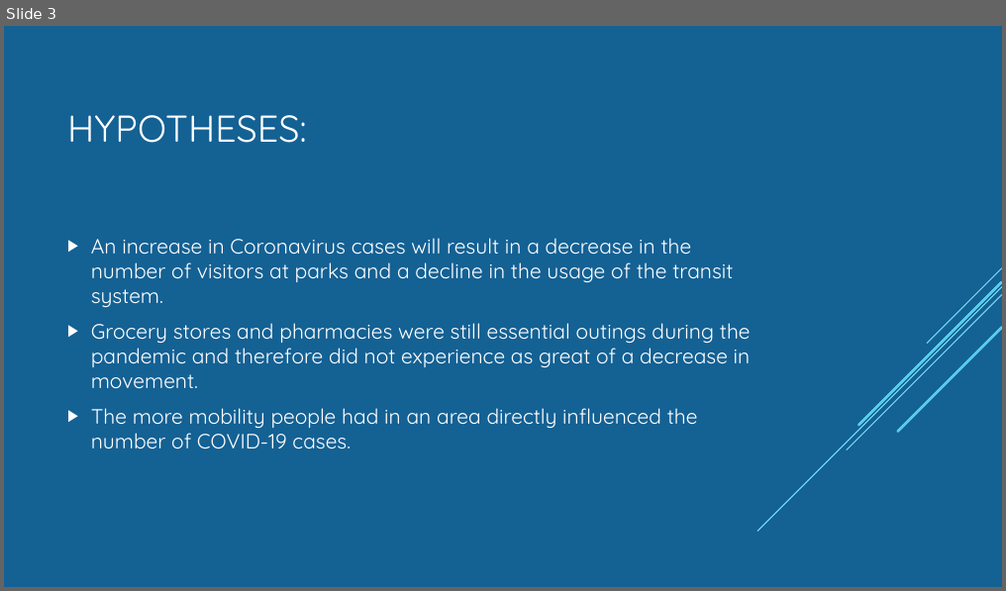
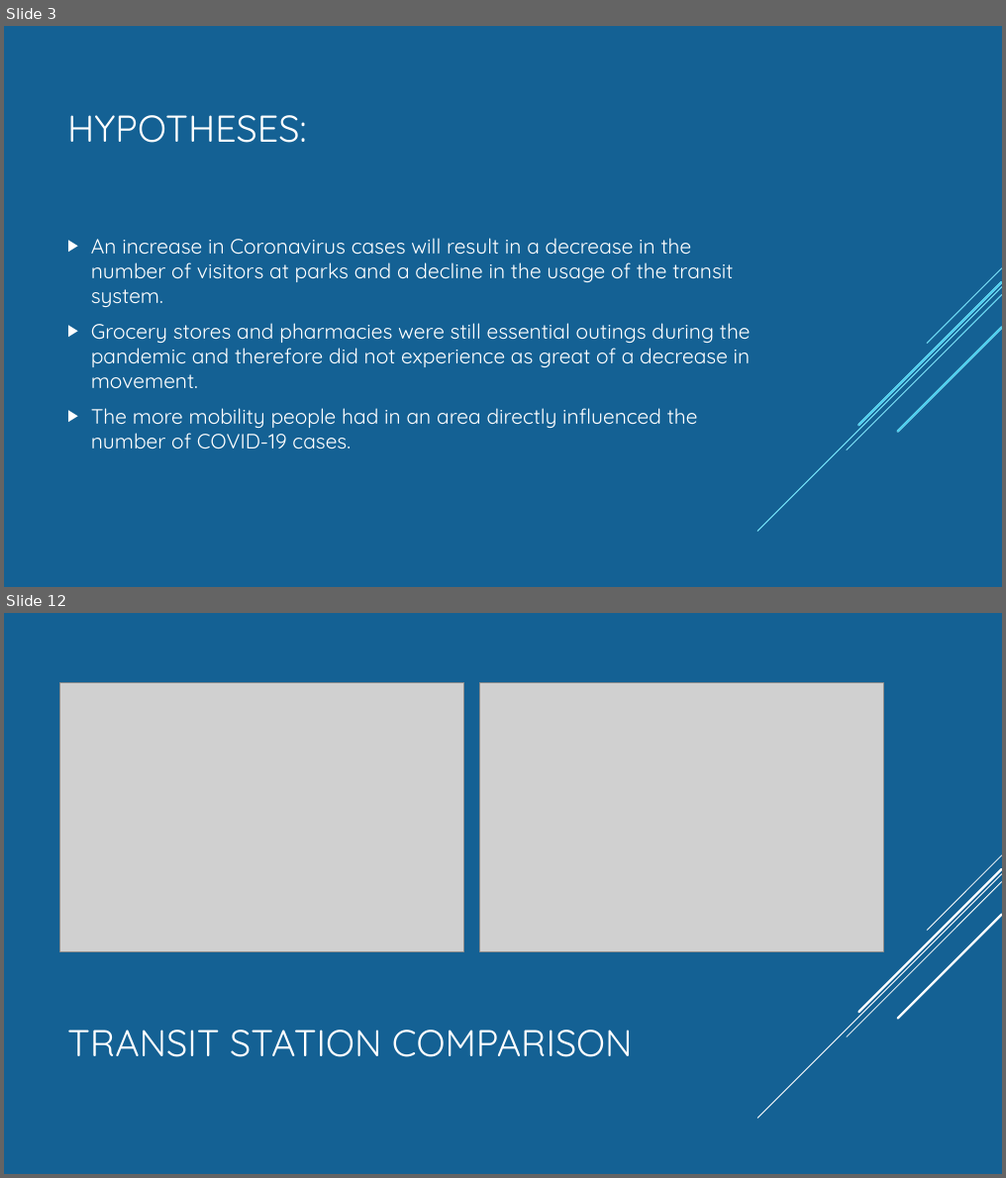
Before and after one commit to Munseaux/Pandemic-Movement, a slide deck: presentation.pptx. Shown one above the other, each under a label of ours: slide 3 before the commit, slides 3 and 12 after it; the slides between them are not shown. The pictures are 1006x591 and 1006x1178 pixels, drawn with LibreOffice and Linux fonts; fonts in the diff are those of the drawing; grey boxes stand for pictures. Boxes give left, top, right and bottom in pixels: in the first picture for what was removed or moved away, otherwise in the second. Text is boxed around its words. In the diff, an @@ line names an element or a change of style, - is before the commit and + after.

```diff
--- a/presentation.pptx
+++ b/presentation.pptx
@@ slide 12 added at [4,613,1002,1174], background #146194; not listed: 5 template elements that a slide beside it also shows @@
@@ picture added at [60,682,464,953] @@
@@ picture added at [479,682,884,953] @@
@@ title added at [67,1030,633,1058], 36 pt, text #FFFFFF @@
+TRANSIT STATION COMPARISON
```
Also in this commit, not shown: 4 slides changed, 9 other slides added, 6 slides removed.
